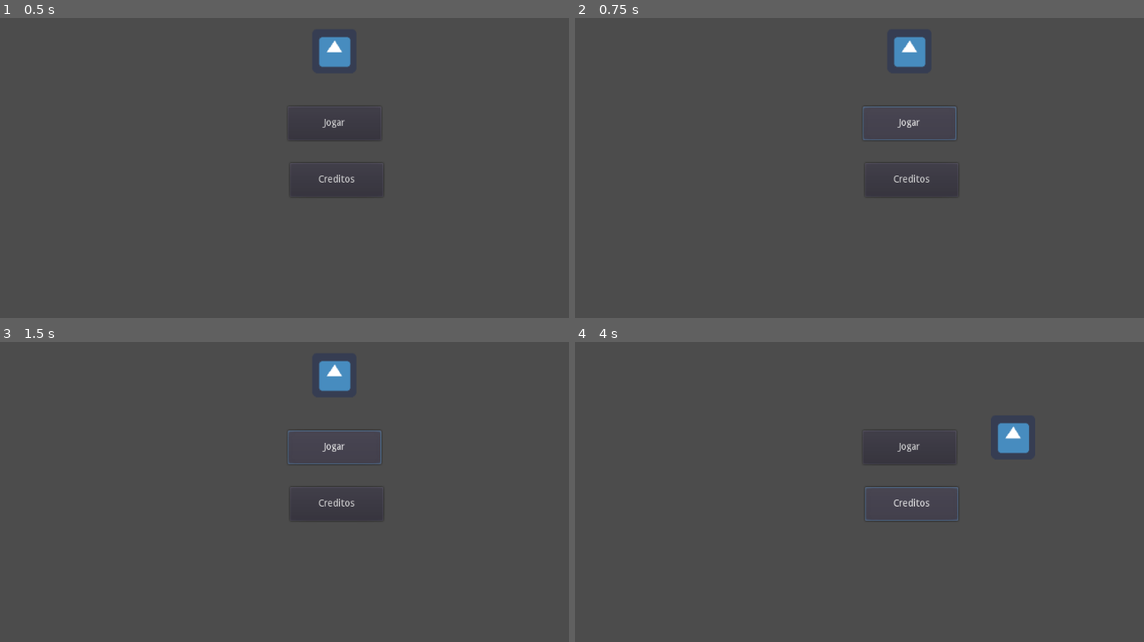
Above: before the commit, frames 1-4 (two rows, left to right).
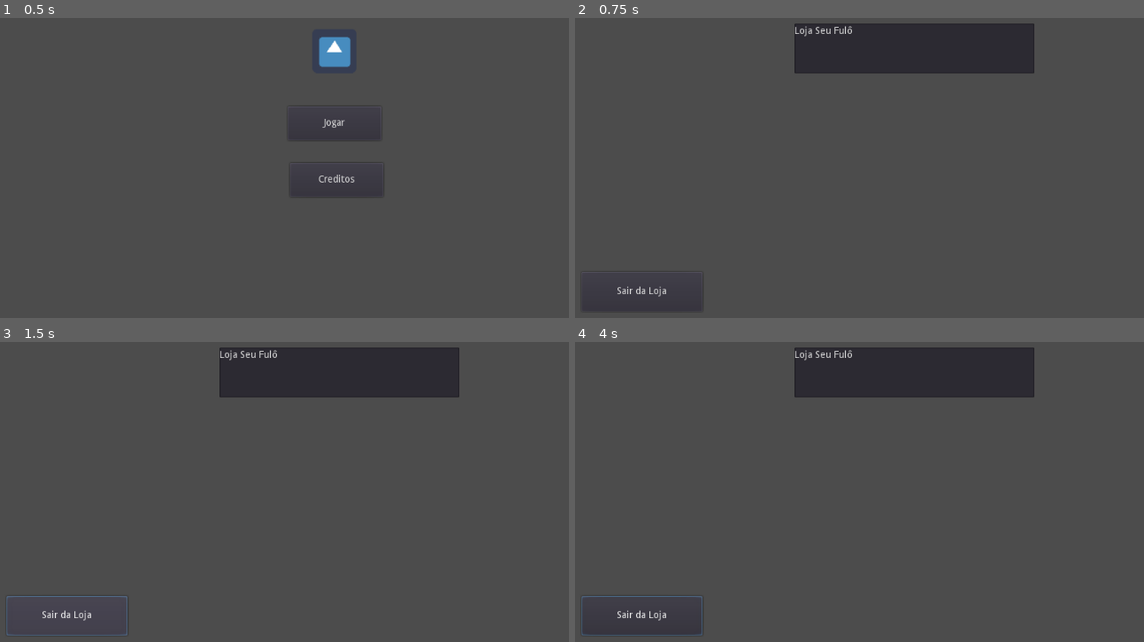
Above: after the commit, the same moments.

Repository: projeto-sertao-mundo/venda
Game: Godot game, scene res://scenes/menu.tscn
The game is run twice, just before and just after one commit, with the same random seed, the same clock (stepped at 60 frames per second) and the same inputs. The engine's default icon, where the game draws it, is replaced by a stand-in: a white triangle on a blue panel in a dark square.
Inputs (mouse positions are in pixels of both pictures, inside the frame that each line leads up to):
- Up to frame 1 (0.5 s): no input
- Up to frame 2 (0.75 s): click "Jogar" at 0.5 s
- Up to frame 3 (1.5 s): click "Jogar" (after the commit: "Sair da Loja") at 1.25 s
- Up to frame 4 (4 s): click (910, 504) at 2 s, where only the run before the commit has a clickable "Creditos"; hold Right (ui_right) 2.78-3.53 s; hold Down (ui_down) from 3.53 s (still down)

Frame 1 is identical in both runs. In frame 2, 7.3% of the frame differs, in the area x 7-81%, y 1-93%; in frame 3, 7.4%; in frame 4, 8.0%, in the area x 1-81%, y 1-98%.

Commit message:
feat: atualizado layout da listagem

Diff:
--- a/game/project.godot
+++ b/game/project.godot
@@ -19,6 +19,14 @@
 run/main_scene="res://scenes/menu.tscn"
 config/icon="res://icon.png"
 
+[input]
+
+click_left={
+"deadzone": 0.5,
+"events": [ Object(InputEventMouseButton,"resource_local_to_scene":false,"resource_name":"","device":0,"alt":false,"shift":false,"control":false,"meta":false,"command":false,"button_mask":0,"position":Vector2( 0, 0 ),"global_position":Vector2( 0, 0 ),"factor":1.0,"button_index":1,"pressed":false,"doubleclick":false,"script":null)
+ ]
+}
+
 [rendering]
 
 quality/driver/driver_name="GLES2"
--- a/game/scenes/menu.tscn
+++ b/game/scenes/menu.tscn
@@ -1,7 +1,8 @@
-[gd_scene load_steps=4 format=2]
+[gd_scene load_steps=5 format=2]
 
 [ext_resource path="res://scripts/move1.gd" type="Script" id=1]
 [ext_resource path="res://icon.png" type="Texture" id=2]
+[ext_resource path="res://scripts/btn-playgame.gd" type="Script" id=3]
 
 [sub_resource type="RectangleShape2D" id=1]
 extents = Vector2( 32.0167, 31.6132 )
@@ -18,12 +19,13 @@
 [node name="CollisionShape2D" type="CollisionShape2D" parent="KinematicBody2D"]
 shape = SubResource( 1 )
 
-[node name="Button" type="Button" parent="."]
+[node name="BtnPlayGame" type="Button" parent="."]
 margin_left = 428.484
 margin_top = 281.651
 margin_right = 563.484
 margin_bottom = 330.651
 text = "Jogar"
+script = ExtResource( 3 )
 __meta__ = {
 "_edit_use_anchors_": false
 }
@@ -37,3 +39,4 @@
 __meta__ = {
 "_edit_use_anchors_": false
 }
+[connection signal="pressed" from="BtnPlayGame" to="BtnPlayGame" method="_on_Button_pressed"]
--- /dev/null
+++ b/game/scripts/btn-playgame.gd
@@ -0,0 +1,4 @@
+extends Button
+
+func _on_Button_pressed():
+	get_tree().change_scene("res://scenes/store.tscn")
Not shown, added: builds/index.html
Not shown, added: builds/style.css
Not shown, changed: package.json
